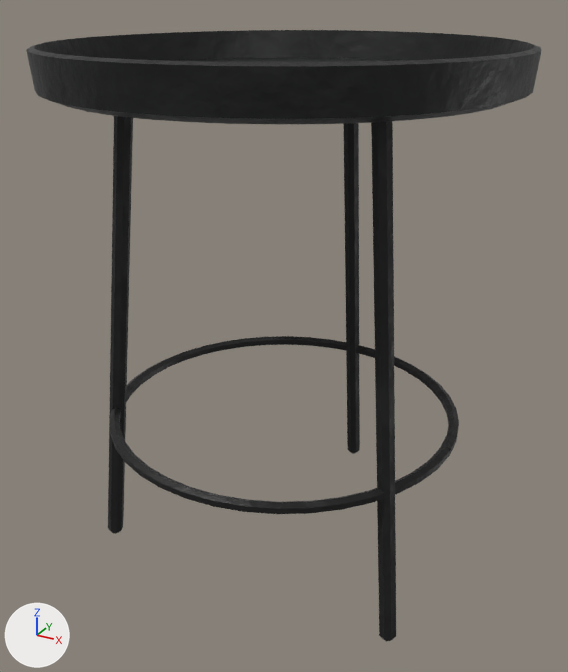
The Blender file assets/models/source/furniture/side_table_min.blend as it was, and as the next commit left it.
Rendered twice from a 50 mm lens placed at (0.372, -0.676, 0.586), pointed at (0.002, -0.005, 0.25). The axes (+X, +Y, +Z) are drawn at lower left. The lights are the same throughout. The first picture is the older version.

Objects in the first picture: 'Beine', 'Tablett'.
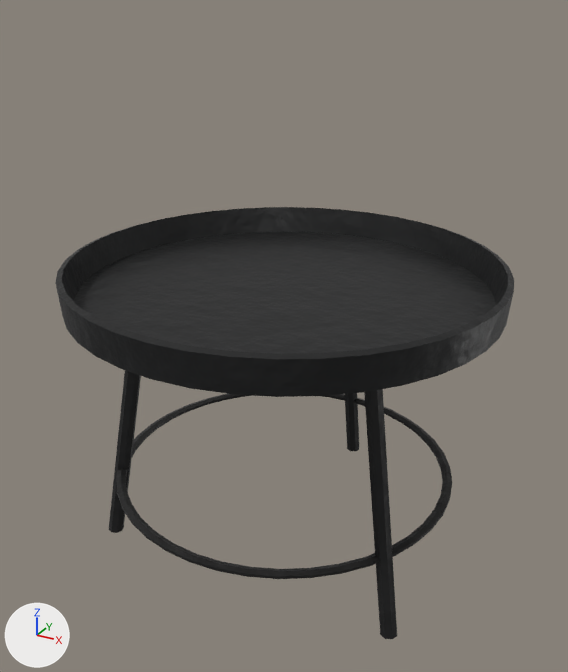
The change, as a list of edits to the scene's bpy script:
```text
Change me_tablett:
    used by ob_tablett; location = (0.0, 0.0, 0.0)
    remove me_tablett.from_pydata(...)  # 202 vertices, 240 faces; spans x -0.23..0.226, y -0.226..0.23, z 0.5..0.543
    add me_tablett.from_pydata(...)  # 202 vertices, 240 faces; spans x -0.23..0.228, y -0.226..0.231, z 0.286..0.331
    me_tablett part 1: the whole mesh is multiplied about its middle by the matrix ((1.003, 0.0, 0.0), (-0.001, 1.004, 0.004), (-0.005, -0.004, 1.006)), then moved by (0.001, 0.0, -0.212)
Change me_beine:
    used by ob_beine; location = (0.0, 0.0, 0.0)
    remove me_beine.from_pydata(...)  # 342 vertices, 320 faces; spans x -0.191..0.19, y -0.19..0.209, z -0.006..0.507
    add me_beine.from_pydata(...)  # 342 vertices, 320 faces; spans x -0.192..0.189, y -0.189..0.209, z -0.004..0.294
    me_beine part 2: the loose piece of 246 vertices spanning x -0.191..0.19, y -0.19..0.19, z 0.153..0.167 is scaled about its middle by (0.999, 0.996, 0.524), then moved by (0.0, 0.0, -0.075)
    me_beine part 3: 64 of 342 vertices moved; they spanned x -0.183..0.182, y -0.11..-0.063, z -0.006..0.506 and now span x -0.183..0.182, y -0.109..-0.064, z -0.004..0.294; mean shift (0.001, 0.0, -0.106); largest move (0.135, -0.066, 0.5) -> (0.136, -0.067, 0.287)
    me_beine part 4: all 16 vertices in x -0.01..0.008, y 0.143..0.161, z 0.5..0.507 are moved by (0.0, 0.001, -0.214)
    other edits to the shape of me_beine do not show in these pictures
```

Pixel boxes [x1, y1, x2, y2] of what changed, in the pictures (568 x 672 px; the box of a moved part takes in the faces that stretch with it):
'Tablett', reshaped (11% narrower, 101% taller): before [26, 30, 542, 124]; after [55, 207, 514, 397]
'Beine', reshaped: before [108, 116, 459, 641]; after [109, 370, 452, 639]
part 2 of me_beine, moved or reshaped: before [110, 336, 459, 514]; after [116, 394, 452, 579]
part 3 of me_beine, moved or reshaped: before [108, 116, 396, 641]; after [109, 370, 397, 639]
part 4 of me_beine, moved or reshaped (not visible afterwards): before [358, 123, 360, 440]
